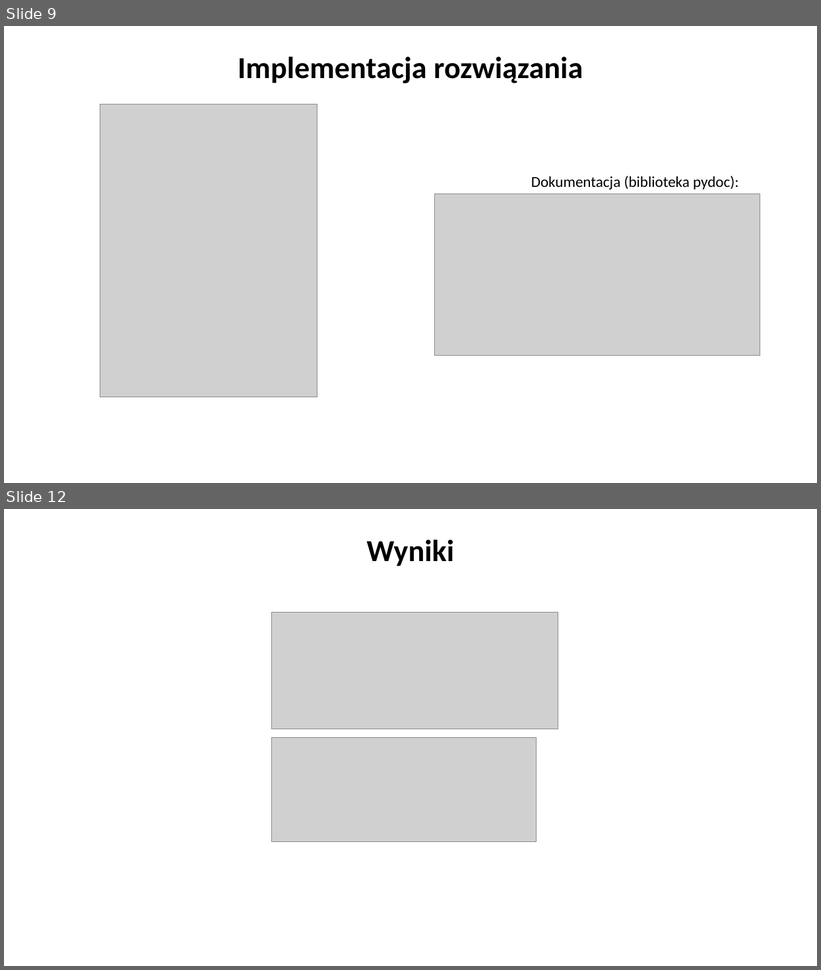
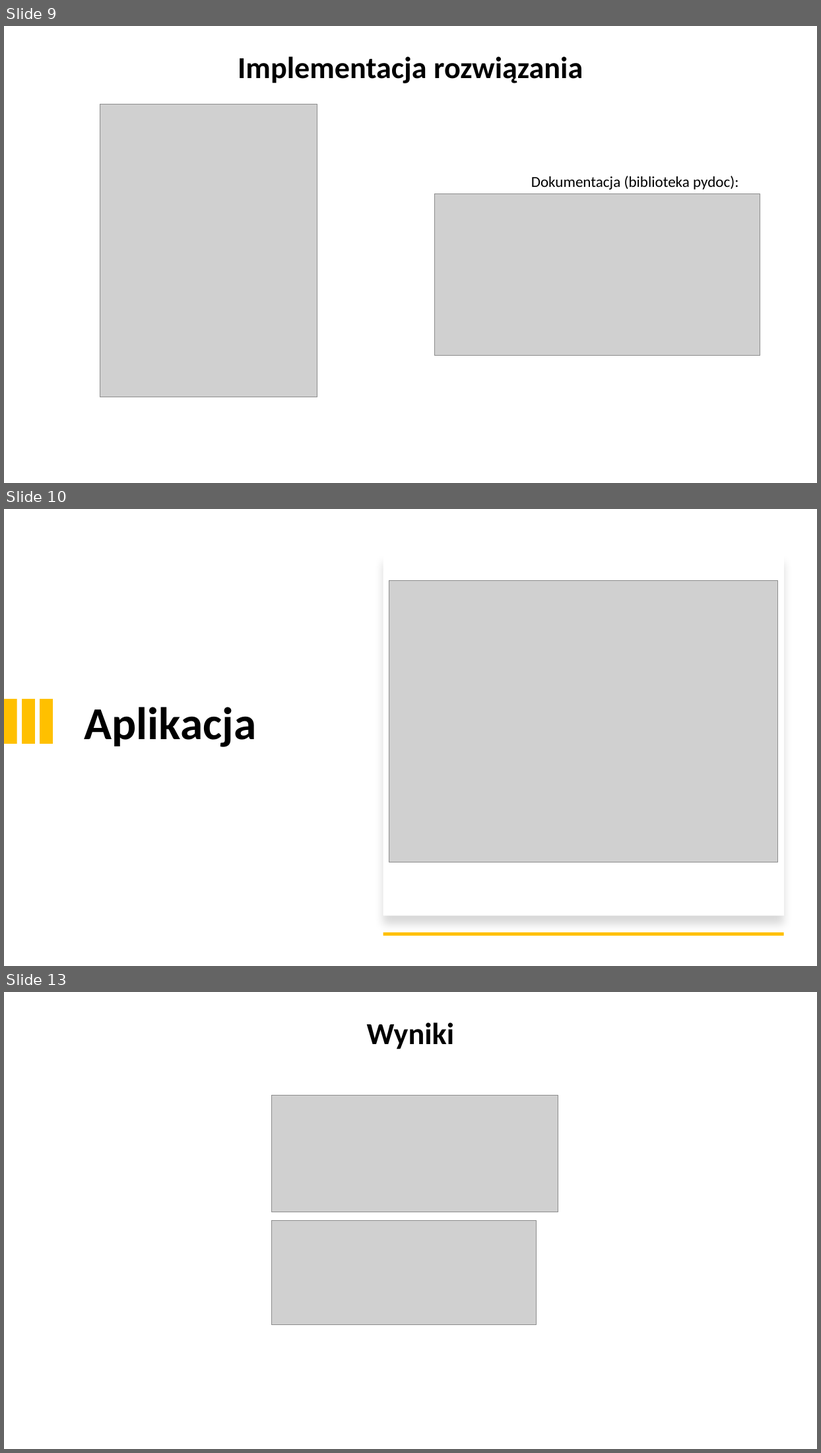
Before and after one commit to Qwerty06280/Detekcja_mowy_nienawisci, a slide deck: Prezentacja_projektu.pptx. Shown one above the other, each under a label of ours: slides 9 and 12 before the commit, slides 9, 10 and 13 after it; the slides between them are not shown. The pictures are 821x970 and 821x1453 pixels, drawn with LibreOffice and Linux fonts; fonts in the diff are those of the drawing; grey boxes stand for pictures; background and template pictures are left out. Boxes give left, top, right and bottom in pixels: in the first picture for what was removed or moved away, otherwise in the second. Text is boxed around its words. In the diff, an @@ line names an element or a change of style, - is before the commit and + after.

```diff
--- a/Prezentacja_projektu.pptx
+++ b/Prezentacja_projektu.pptx
@@ slide 10 added at (4,509,817,966), background #FFFFFF @@
@@ rectangle added at (384,554,784,916), fill #FFFFFF @@
@@ picture added at (389,581,778,863) @@
@@ rectangle added at (4,699,17,745), fill #FFC000 @@
@@ rectangle added at (22,699,34,745), fill #FFC000 @@
@@ rectangle added at (40,699,53,745), fill #FFC000 @@
@@ text added at (85,707,256,747), 54 pt, text #000000, bold @@
+Aplikacja
@@ rectangle added at (384,933,784,936), fill #FFC000 @@
@@ what was slide 12 is now slide 13 @@
```
Also in this commit, not shown: 1 slide changed, 1 other slide added, 1 slide removed, 1 other file.
